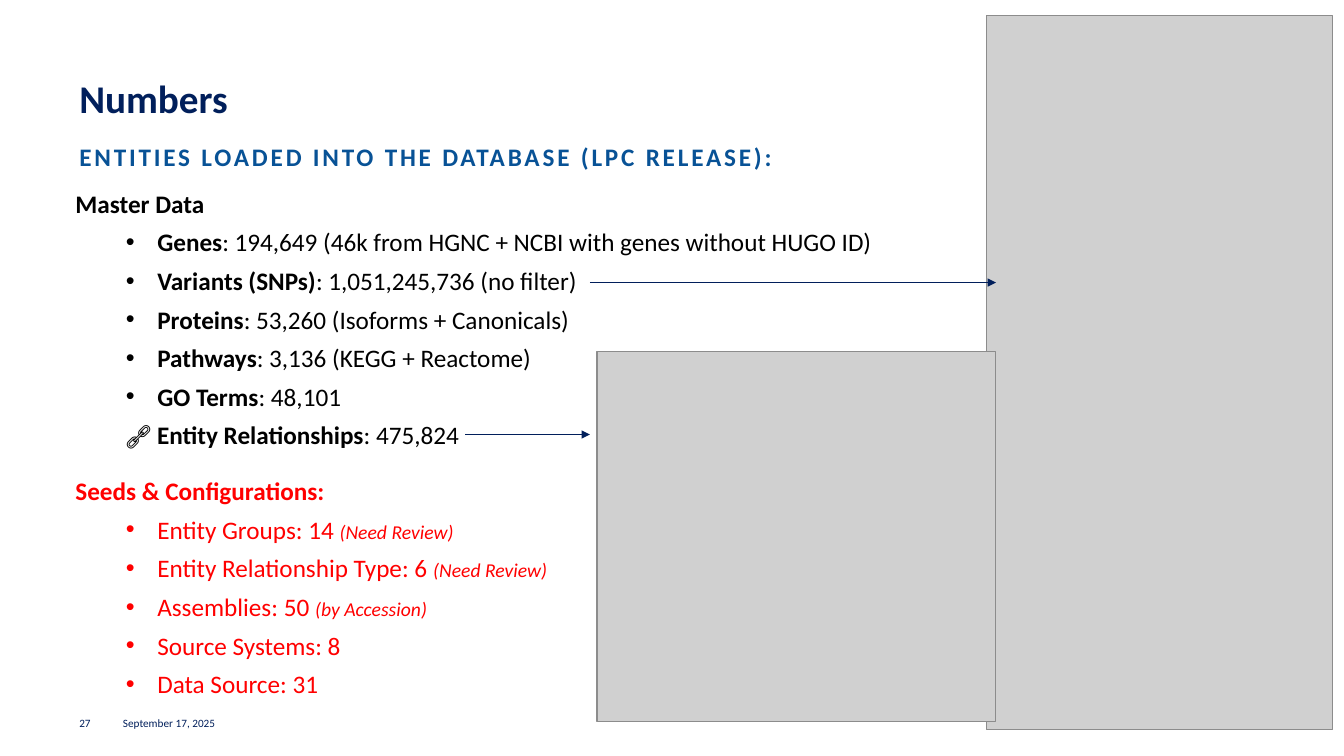
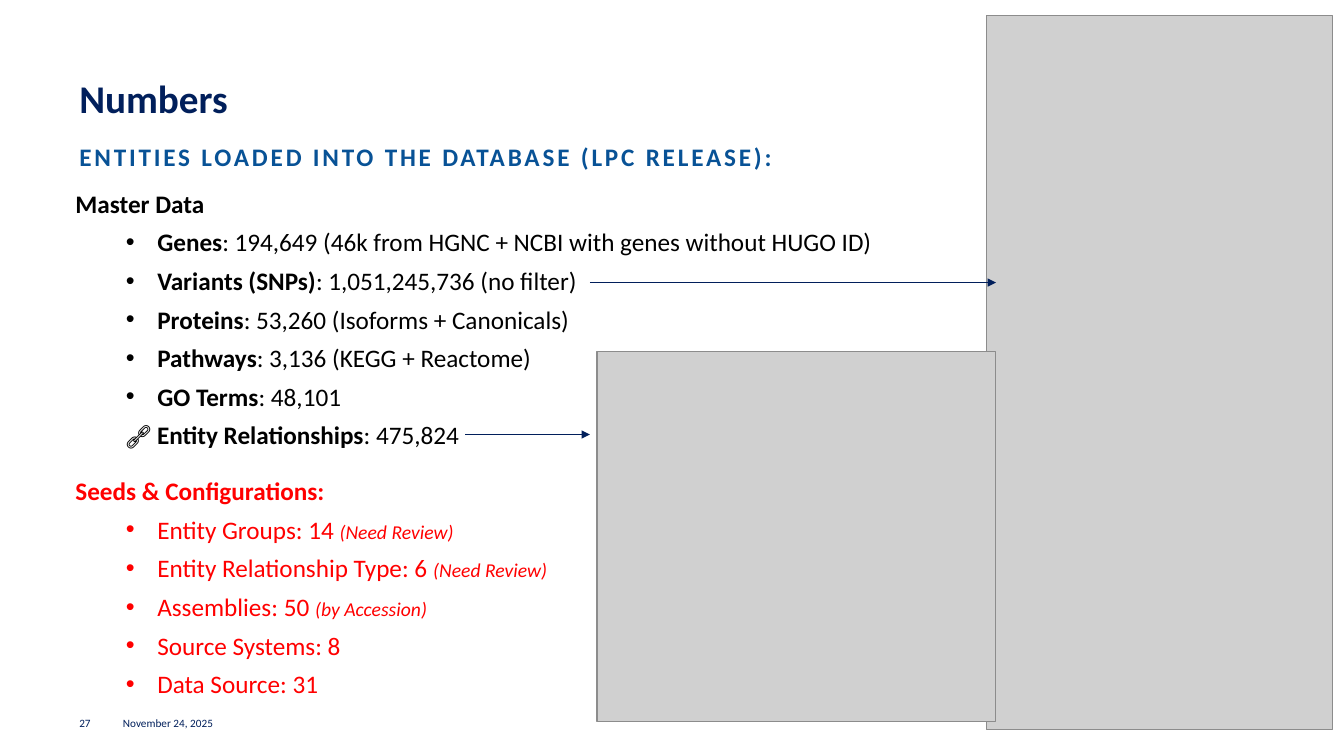
Before and after one commit to RitchieLab/biofilter, a slide deck: slide 27 of biofiltergpt_files/Biofilter_v3_0_0_workshop.pptx. Drawn at 1344x756 pixels with LibreOffice and Linux fonts; fonts in the diff are those of the drawing; grey boxes stand for pictures. Boxes give left, top, right and bottom in pixels: in the first picture for what was removed or moved away, otherwise in the second. Text is boxed around its words. In the diff, an @@ line names an element or a change of style, - is before the commit and + after.

```diff
--- a/biofiltergpt_files/Biofilter_v3_0_0_workshop.pptx
+++ b/biofiltergpt_files/Biofilter_v3_0_0_workshop.pptx
@@ text at [123, 719, 213, 728]: text changed @@
-September 17, 2025
+November 24, 2025
```
Also in this commit, not shown: 25 other slides changed, 7 slides added, 3 other files.
